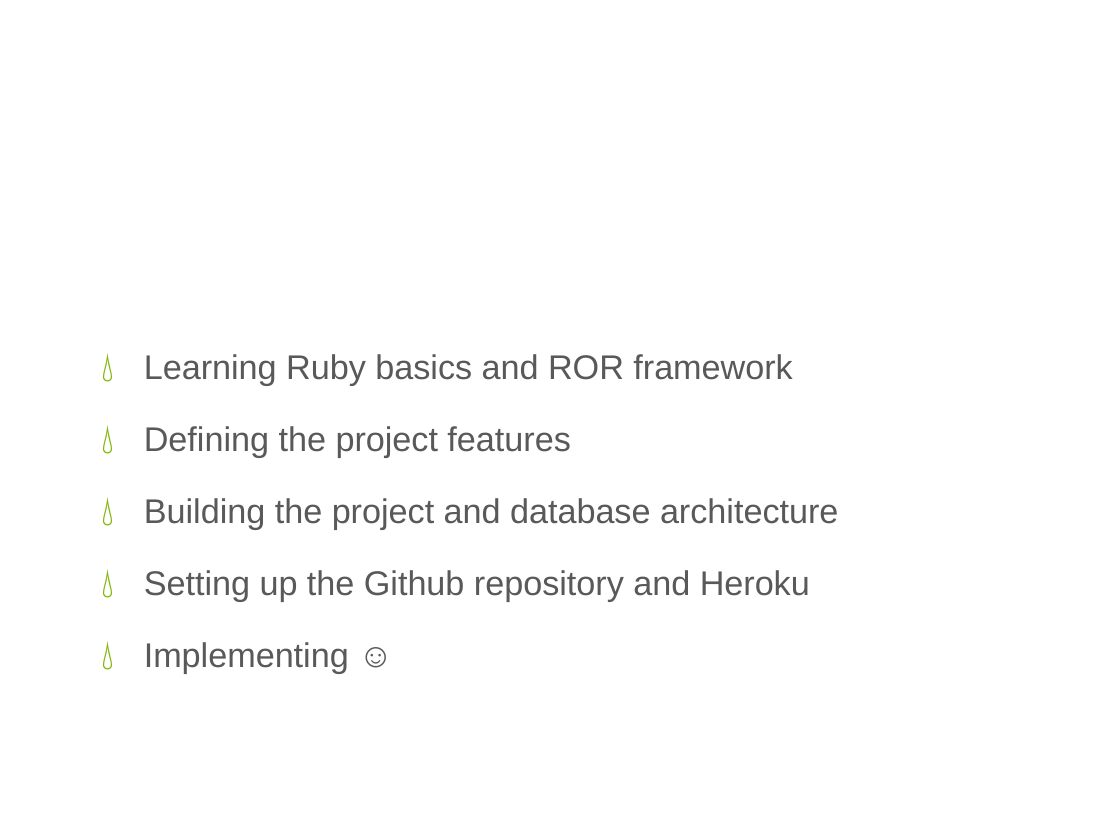
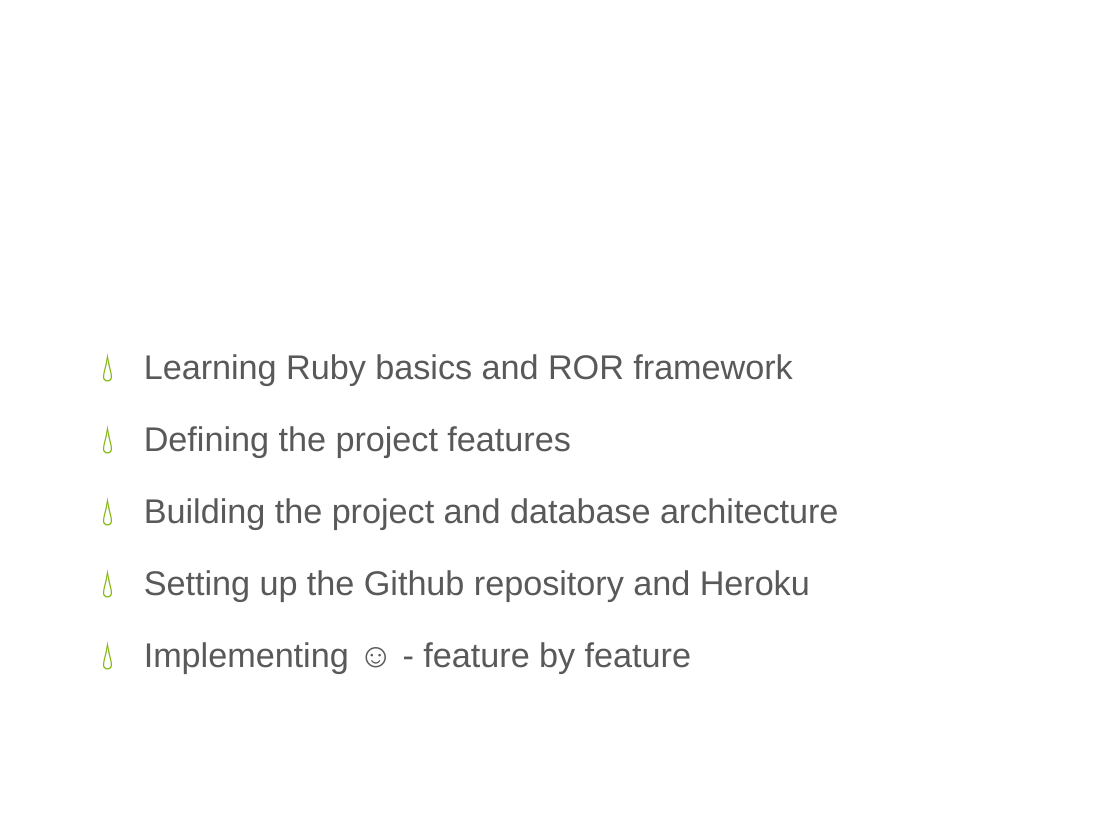
Before and after one commit to tbcdns/CyberCoach, a slide deck: slide 4 of doc/Presentation.pptx. Drawn at 1120x840 pixels with LibreOffice and Linux fonts; fonts in the diff are those of the drawing; background and template pictures are left out. Boxes give left, top, right and bottom in pixels: in the first picture for what was removed or moved away, otherwise in the second. Text is boxed around its words. In the diff, an @@ line names an element or a change of style, - is before the commit and + after.

```diff
--- a/doc/Presentation.pptx
+++ b/doc/Presentation.pptx
@@ text at <box>144,642,691,674</box>: text changed @@
-💧 Implementing ☺
+💧 Implementing ☺ - feature by feature
```
Also in this commit, not shown: 6 other slides changed, 4 other files.
